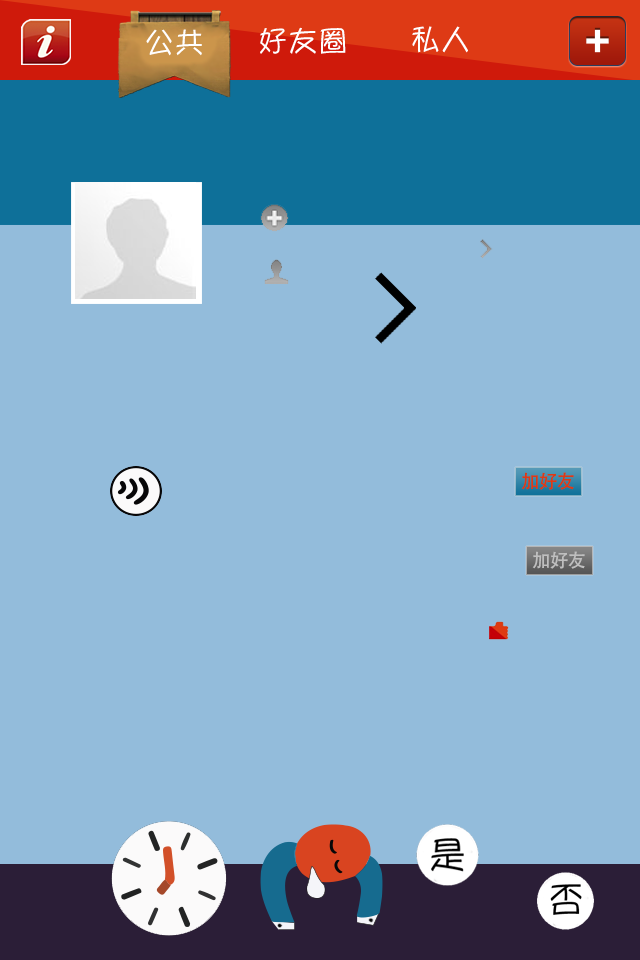
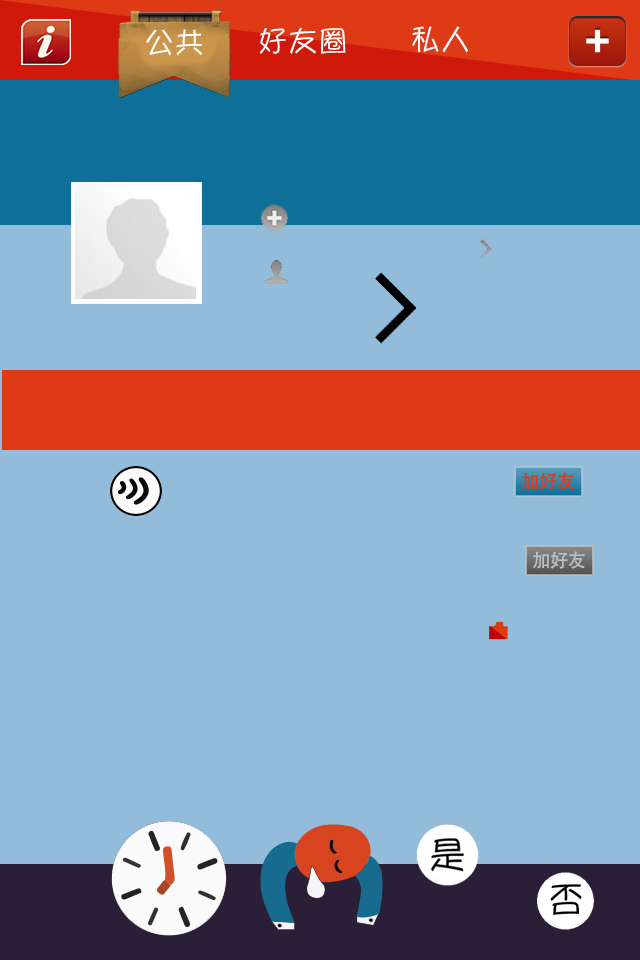
Layered file, before and after one edit (640px x 960px). Changes by layer:
added layer "Layer 24" above "Layer 23" over (x1=2, y1=370, x2=640, y2=450)
